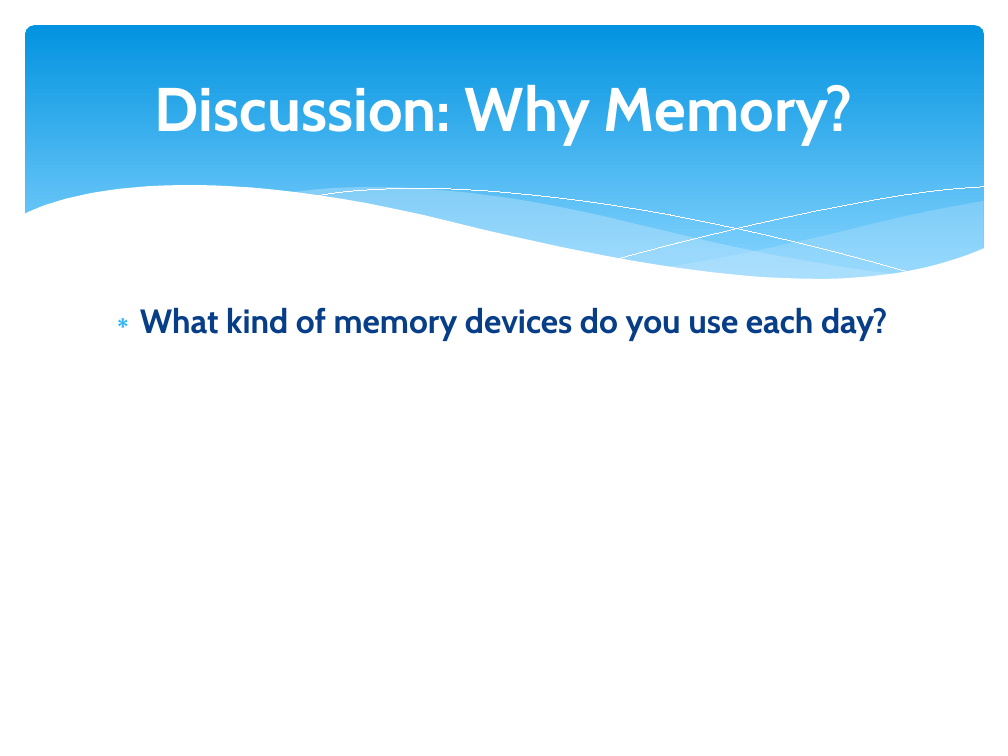
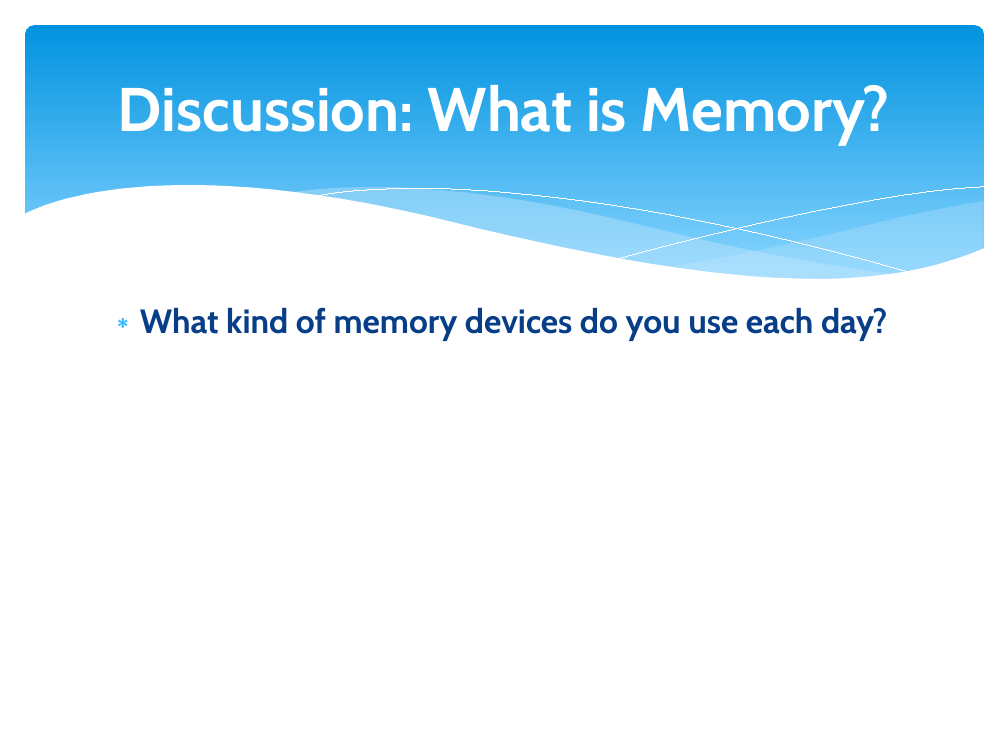
Before and after one commit to npm27/Teaching-Materials, a slide deck: slide 9 of Memory/Slides/0 First Day Info.pptx. Drawn at 1008x756 pixels with LibreOffice and Linux fonts; fonts in the diff are those of the drawing. Boxes give left, top, right and bottom in pixels: in the first picture for what was removed or moved away, otherwise in the second. Text is boxed around its words. In the diff, an @@ line names an element or a change of style, - is before the commit and + after.

```diff
--- a/Memory/Slides/0 First Day Info.pptx
+++ b/Memory/Slides/0 First Day Info.pptx
@@ title at (118,85,890,145): text changed @@
-Discussion: Why Memory?
+Discussion: What is Memory?
```
Also in this commit, not shown: 7 other slides changed, 2 slides added, 1 slide removed, 4 other files.
